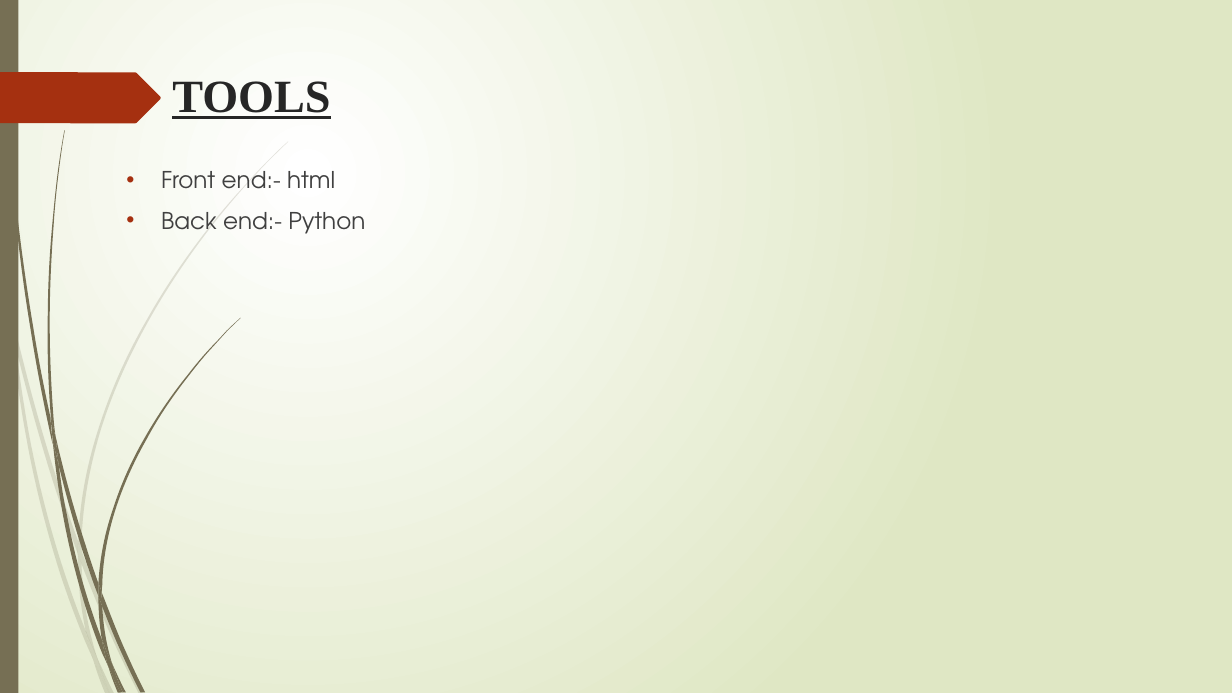
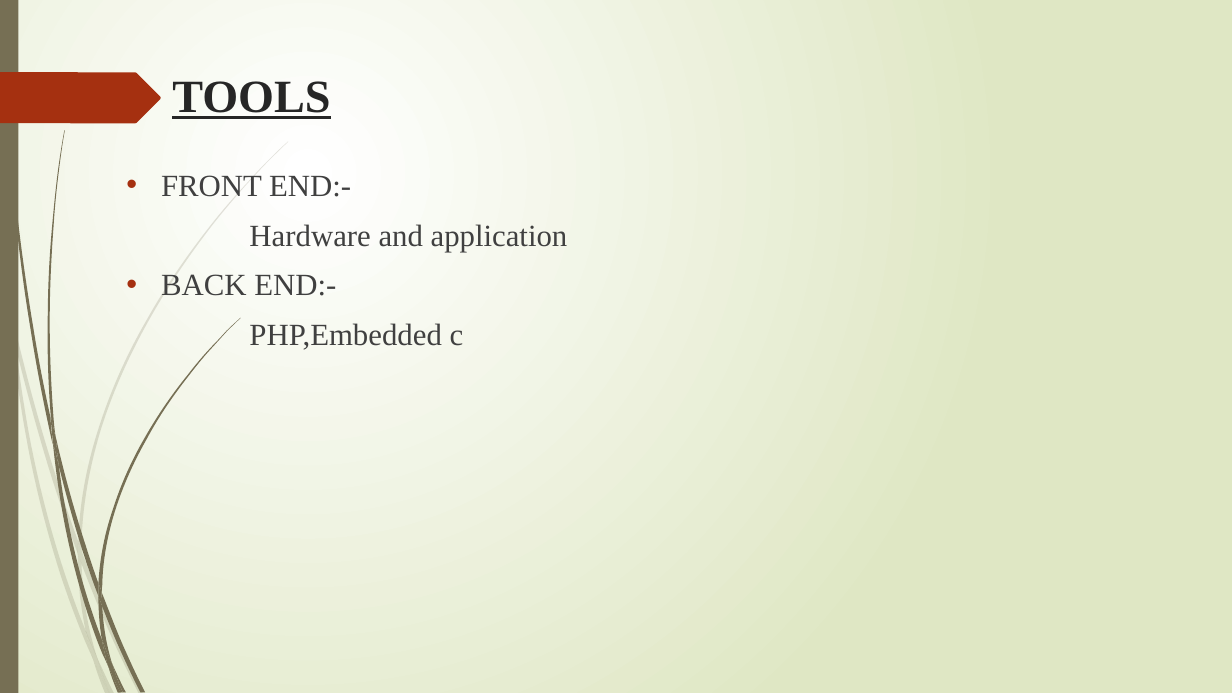
Before and after one commit to krishnajakrishna/main-project, a slide deck: slide 8 of Water Quality Monitoring System Using IOT.pptx (slide 7 before the commit). Drawn at 1232x693 pixels with LibreOffice and Linux fonts; fonts in the diff are those of the drawing. Boxes give left, top, right and bottom in pixels: in the first picture for what was removed or moved away, otherwise in the second. Text is boxed around its words. In the diff, an @@ line names an element or a change of style, - is before the commit and + after.

```diff
--- a/Water Quality Monitoring System Using IOT.pptx
+++ b/Water Quality Monitoring System Using IOT.pptx
@@ text at [161, 175, 568, 350]: text changed; size 18 to 24 pt; font TeX Gyre Adventor to Times New Roman @@
-• Front end:- html
-• Back end:- Python
+• FRONT END:-
+Hardware and application
+• BACK END:-
+PHP,Embedded c
```
Also in this commit, not shown: 2 other slides changed, 12 slides added.
